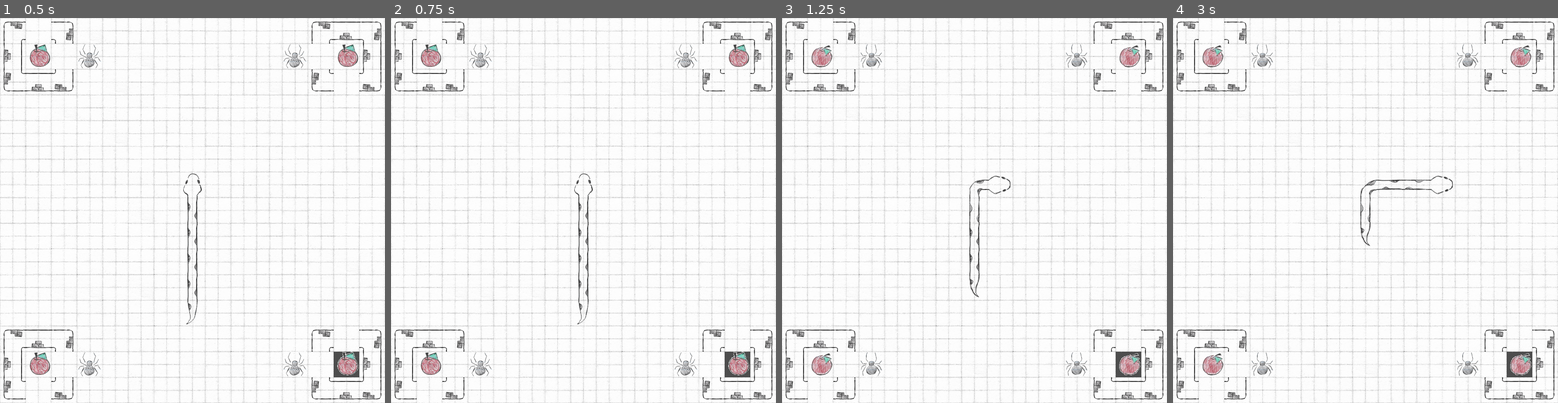
Above: before the commit, frames 1-4 (left to right).
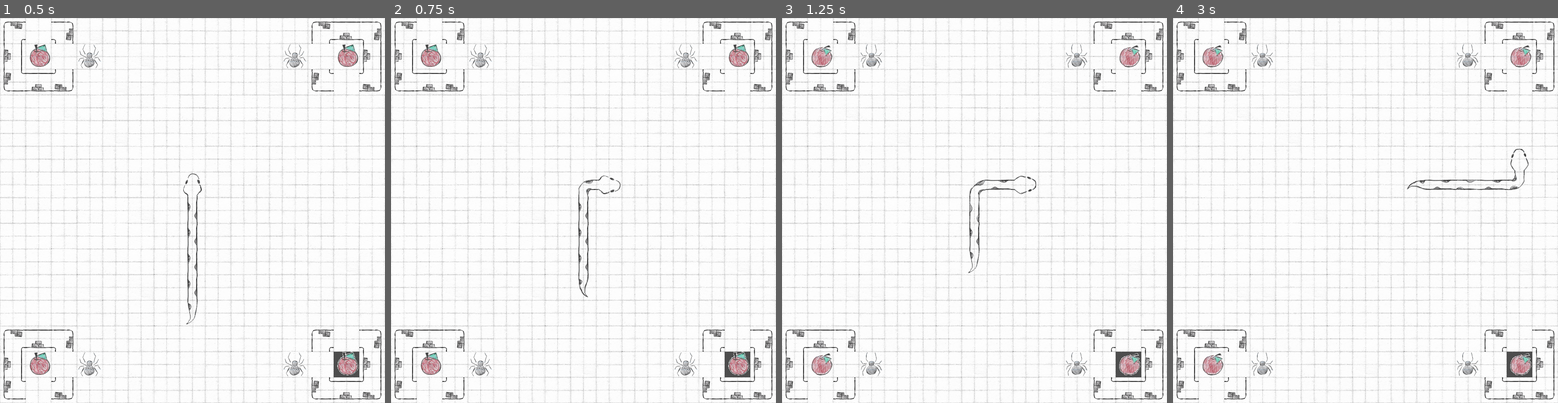
Above: after the commit, the same moments.

Repository: patribu7/It_is_a_snake_clone
Game: Godot game, scene res://scene/maps/map5.tscn
Two runs of this game, one before a commit and one after it. Both use one fixed random seed, a clock stepped at 60 frames per second and the inputs below. This scene is started directly instead of the project's main scene.
Inputs:
- Up to frame 1 (0.5 s): no input
- Up to frame 2 (0.75 s): hold Right (move_right) from 0.53 s (still down); tap Space (Space) at 0.6 s
- Up to frame 3 (1.25 s): keep holding Right (move_right)
- Up to frame 4 (3 s): release Right (move_right) at 1.28 s; hold Escape (back) 1.28-2.03 s; tap Space (Space) at 1.35, 2.1, 2.85 s; hold Right (move_right) 2.03-2.78 s; hold Up (move_up) from 2.78 s (still down)

Frame 1 is identical in both runs. In frame 2, 0.2% of the frame differs, in the area x 47-60%, y 40-80%; in frame 3, 0.3%; in frame 4, 0.6%, in the area x 48-93%, y 34-60%.
Error after the commit: Parse Error: Identifier "_on_player_entered" not declared in the current scope. (res://scene/maps/script/map5.gd:9)

Commit message:
Update crash
ora snake si ferma prima dell'impatto frontale e ai lati

Diff:
--- a/scene/maps/script/game_map.gd
+++ b/scene/maps/script/game_map.gd
@@ -16,58 +16,53 @@
 
 	if has_node("Snake"):
 		var snake = get_node("Snake")
-		snake.get_node("Player").area_entered.connect(_on_player_entered)
+		snake.get_node("Player").snake_eat.connect(_on_snake_eat)
+		snake.get_node("Player").snake_be_defeat.connect(_on_snake_be_defeat)
+		snake.get_node("Player").snake_win.connect(_on_snake_win)
 		$Snake/Timer.set_wait_time(start_timeout)
 
 
-func _on_player_entered(area):
-	print("collide with: ", area)
-	if area.snake_can == "eat":
-		$Snake.show_eat()
-		handle_eats(area)
+func _on_snake_eat(obj):
+		GameData.apple_score += obj.score_handler
+
+		obj.handler_after_eating() #cambia posizione oppure sparisce
+		handler_gates()
+		handler_time()
+		handler_snake(obj.type_obj)
 
 
-	elif area.snake_can == "be_defeat":
+func _on_snake_be_defeat():
+	var game = get_parent()
 
-		var game = get_parent()
+	if game.name == "Game":
+		game.emit_signal("defeat")
 
-		if game.name == "Game":
-			$Snake.show_crash()
-			game.emit_signal("defeat")
+	else:
+		print("defeat!")
 
 
-		else:
-			print("defeat!")
+func _on_snake_win():
+	var game = get_parent()
 
-	elif area.snake_can == "win":
-		var game = get_parent()
+	if game.name == "Game":
+		game.stage_clear.emit()
 
-		if game.name == "Game":
-			game.stage_clear.emit()
-
-		else:
-			print("win!")
+	else:
+		print("win!")
 
 
-func handle_eats(obj):
-		GameData.apple_score += obj.score_handler
-		obj.handler_after_eating() #cambia posizione oppure sparisce
+func handler_gates():
+	if GameData.apple_score >= apples_to_unloack_goal:
+		if has_node("Gates"):
+			for gate in $Gates.get_children():
+				gate.open()
 
-		#func handler_gates issue
-		if GameData.apple_score >= apples_to_unloack_goal:
-			if has_node("Gates"):
-				for gate in $Gates.get_children():
-					gate.open()
+		elif has_node("GoalPos"):
+			var _goal = load("res://scene/goal/goal.tscn")
+			spawn(_goal, $GoalPos.position)
 
-			elif has_node("GoalPos"):
-				var _goal = load("res://scene/goal/goal.tscn")
-				spawn(_goal, $GoalPos.position)
-
-		else:
-			pass
-
-		handler_time()
-		handler_snake(obj.type_obj)
+	else:
+		pass
 
 
 func handler_snake(type):
--- a/scene/snake/player.gd
+++ b/scene/snake/player.gd
@@ -1,4 +1,8 @@
 extends "res://scene/cell_block/block.gd"
+
+signal snake_eat
+signal snake_be_defeat
+signal snake_win
 
 var inputs = {
 	"move_right": Vector2.RIGHT,
@@ -25,23 +29,29 @@
 
 func move():
 	position += velocity * size
+	$Sprite.rotation = velocity.angle()
 	current_velocity = velocity
-	$Sprite.rotation = velocity.angle()
 
 	pacman_effect()
 
 
-func set_sprite_crash(in_pos):
-	position = in_pos
-	$Sprite.play("crash")
+func set_sprite_crash():
+	if current_velocity == velocity: #se il crash è frontale
+		$Sprite.play("frontal_crash")
+
+	elif current_velocity.y * velocity.x > current_velocity.x * velocity.y: #se è antiorario
+		$Sprite.play("side_crash")
+		$Sprite.flip_v = true
+
+	else: #se è orario
+		$Sprite.play("side_crash")
+		$Sprite.flip_v = false
 
 
-
-func set_sprite_eat():
+func set_sprite_eat_apple():
 	$Sprite.play("eat")
 	await $Sprite.animation_finished
 	$Sprite.play("default")
-
 
 
 func pacman_effect():
@@ -59,3 +69,21 @@
 
 	if global_position.y > vector_max.y:
 		global_position.y = vector_min.y
+
+
+func get_collision():
+	for ray in get_node("Rays").get_children():
+		if ray.is_colliding() and (velocity + ray.get_meta("Velocity")) != Vector2.ZERO and velocity == ray.get_meta("Velocity"):
+			var area = ray.get_collider()
+
+			if area.snake_can == "eat":  #issue e se è uno spider?
+				set_sprite_eat_apple()
+				snake_eat.emit(area)
+
+			elif area.snake_can == "be_defeat":
+				snake_be_defeat.emit()
+				set_sprite_crash()
+				return "on_obstacle"
+
+			elif area.snake_can == "win":
+				snake_win.emit()
--- a/scene/snake/player.tscn
+++ b/scene/snake/player.tscn
@@ -1,12 +1,8 @@
-[gd_scene load_steps=11 format=3 uid="uid://3hyoamlqamqj"]
+[gd_scene load_steps=12 format=3 uid="uid://3hyoamlqamqj"]
 
 [ext_resource type="PackedScene" uid="uid://1e5nwgt71uaq" path="res://scene/cell_block/block.tscn" id="1_n27hb"]
 [ext_resource type="Script" path="res://scene/snake/player.gd" id="2_ggnne"]
 [ext_resource type="Texture2D" uid="uid://bp4p4w2y0g1kh" path="res://assets/png/sprite/snake.png" id="3_s2lwf"]
-
-[sub_resource type="AtlasTexture" id="AtlasTexture_8esef"]
-atlas = ExtResource("3_s2lwf")
-region = Rect2(150, 0, 50, 50)
 
 [sub_resource type="AtlasTexture" id="AtlasTexture_fjoeq"]
 atlas = ExtResource("3_s2lwf")
@@ -28,16 +24,16 @@
 atlas = ExtResource("3_s2lwf")
 region = Rect2(150, 100, 50, 50)
 
+[sub_resource type="AtlasTexture" id="AtlasTexture_8esef"]
+atlas = ExtResource("3_s2lwf")
+region = Rect2(150, 0, 50, 50)
+
+[sub_resource type="AtlasTexture" id="AtlasTexture_3l7bd"]
+atlas = ExtResource("3_s2lwf")
+region = Rect2(200, 0, 50, 50)
+
 [sub_resource type="SpriteFrames" id="SpriteFrames_mwfcq"]
 animations = [{
-"frames": [{
-"duration": 1.0,
-"texture": SubResource("AtlasTexture_8esef")
-}],
-"loop": false,
-"name": &"crash",
-"speed": 2.0
-}, {
 "frames": [{
 "duration": 1.0,
 "texture": SubResource("AtlasTexture_fjoeq")
@@ -62,6 +58,22 @@
 "loop": false,
 "name": &"eat",
 "speed": 3.0
+}, {
+"frames": [{
+"duration": 1.0,
+"texture": SubResource("AtlasTexture_8esef")
+}],
+"loop": false,
+"name": &"frontal_crash",
+"speed": 2.0
+}, {
+"frames": [{
+"duration": 1.0,
+"texture": SubResource("AtlasTexture_3l7bd")
+}],
+"loop": true,
+"name": &"side_crash",
+"speed": 5.0
 }]
 
 [node name="Player" instance=ExtResource("1_n27hb")]
@@ -72,5 +84,37 @@
 position = Vector2(25, 25.0655)
 rotation = -1.5708
 sprite_frames = SubResource("SpriteFrames_mwfcq")
-animation = &"eat"
+animation = &"side_crash"
 autoplay = "default"
+
+[node name="CollisionShape2D" parent="." index="1"]
+visible = true
+
+[node name="Rays" type="Node2D" parent="." index="2"]
+
+[node name="RayCastLeft" type="RayCast2D" parent="Rays" index="0"]
+position = Vector2(25, 25)
+target_position = Vector2(-50, 0)
+collide_with_areas = true
+collide_with_bodies = false
+metadata/Velocity = Vector2(-1, 0)
+
+[node name="RayCastRight" type="RayCast2D" parent="Rays" index="1"]
+position = Vector2(25, 25)
+target_position = Vector2(50, 0)
+collide_with_areas = true
+collide_with_bodies = false
+metadata/Velocity = Vector2(1, 0)
+
+[node name="RayCastDown" type="RayCast2D" parent="Rays" index="2"]
+position = Vector2(25, 25)
+collide_with_areas = true
+collide_with_bodies = false
+metadata/Velocity = Vector2(0, 1)
+
+[node name="RayCastUp" type="RayCast2D" parent="Rays" index="3"]
+position = Vector2(25, 25)
+target_position = Vector2(0, -50)
+collide_with_areas = true
+collide_with_bodies = false
+metadata/Velocity = Vector2(0, -1)
--- a/scene/snake/snake.gd
+++ b/scene/snake/snake.gd
@@ -21,13 +21,5 @@
 
 
 func _on_timer_timeout():
-	move()
-
-
-func show_crash():
-	$Player.set_sprite_crash(last_pos)
-	$Tail_queue.get_child(0).hide()
-
-
-func show_eat():
-	$Player.set_sprite_eat()
+	if not $Player.get_collision() == "on_obstacle":
+		move()
Binary file changed: assets/png/sprite/snake.png
